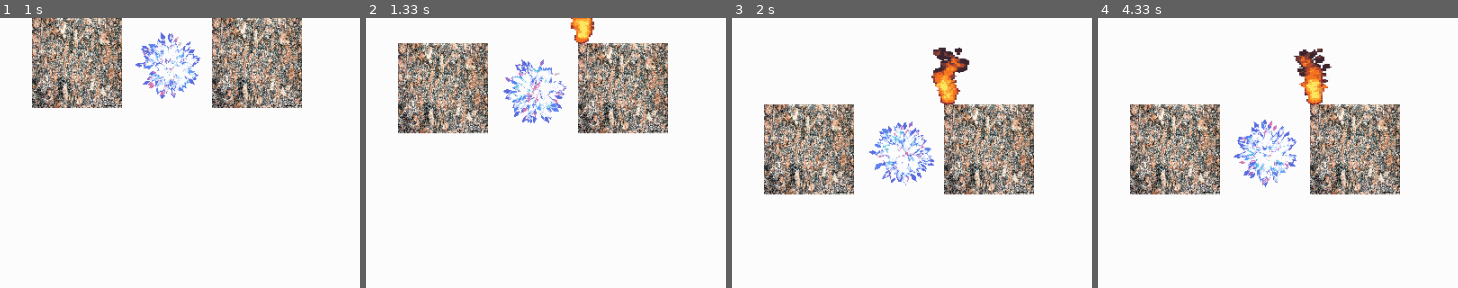
Above: before the commit, frames 1-4 (left to right).
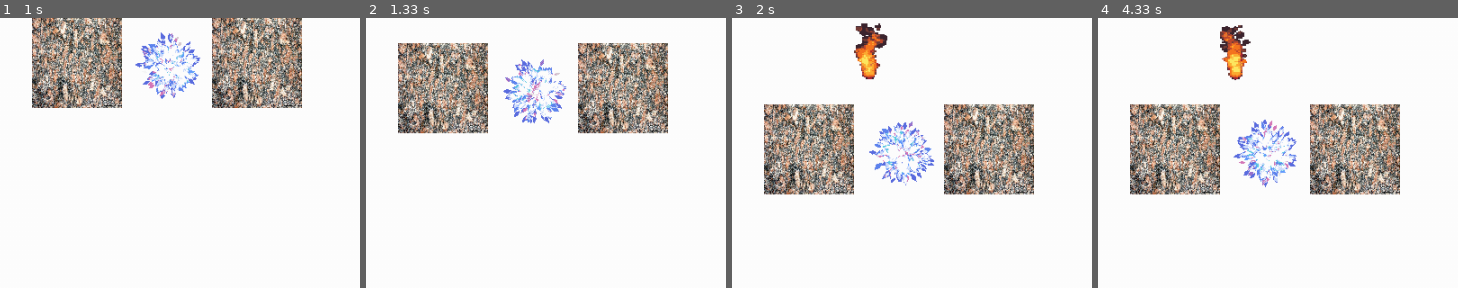
Above: after the commit, the same moments.

Repository: qwatro2/yandex_pygame_project
Game: pygame game, started from main.py
Two runs of this game, one before a commit and one after it. Both use one fixed random seed, a clock stepped at 60 frames per second and the inputs below.
Inputs (mouse positions are % of the whole screen's width and height, from its top left):
- Up to frame 1 (1 s): hold Right 0.33-0.8 s; hold Up from 0.83 s (still down)
- Up to frame 2 (1.33 s): release Up at 1.13 s; click (82, 47) at 1.22 s
- Up to frame 3 (2 s): no input
- Up to frame 4 (4.33 s): hold Left 2-2.53 s; hold Up 3-3.37 s; hold Right 3.4-4.03 s; hold Left from 4.07 s (still down)
The pictures show only the part of the screen within x 33-83%, y 0-50%; the shares and areas given below are measured in that part.

Frame 1 is identical in both runs. In frame 2, 0.5% of the frame differs, in the area x 56-64%, y 0-10%; in frame 3, 2.6%, in the area x 33-67%, y 1-33%; in frame 4, 2.5%.

Commit message:
Факелы срабатывают на нужном расстоянии

Diff:
--- a/classes.py
+++ b/classes.py
@@ -73,7 +73,7 @@
     def __init__(self, x, y, *groups):
         super().__init__(*groups)
         sheet = first_state_funcs.load_image('11_fire_spritesheet.png', 800, 800)
-        self.frames = self.cut_sheet(sheet, 8, 8)
+        self.frames = self.cut_sheet(sheet, 8, 8, 43, 20)
         self.cur_frame = 0
         self.image = self.frames[self.cur_frame]
         self.rect = self.image.get_rect()
@@ -83,21 +83,21 @@
         self.y = y
         self.is_on = False
 
-    def cut_sheet(self, sheet, columns, rows):
+    def cut_sheet(self, sheet, columns, rows, width, height):
         self.rect = pygame.Rect(0, 0, sheet.get_width() // columns,
                                 sheet.get_height() // rows)
         frames = []
         for j in range(rows):
             for i in range(columns):
                 if i + j < 10:
-                    frame_location = (self.rect.w * i, self.rect.h * j)
+                    frame_location = (self.rect.w * i + width, self.rect.h * j + height)
                     frames.append(sheet.subsurface(pygame.Rect(
-                        frame_location, self.rect.size)))
-                    if frames[-1].get_width() != constants.TILE_WIDTH + 100 or frames[
-                        -1].get_height() != constants.TILE_HEIGHT + 30:
+                        frame_location, (self.rect.size[0] - width, self.rect.size[1] - height))))
+                    if frames[-1].get_width() != constants.TILE_WIDTH or frames[
+                        -1].get_height() != constants.TILE_HEIGHT:
                         frames[-1] = pygame.transform.scale(frames[-1],
-                                                            (constants.TILE_WIDTH + 100,
-                                                             constants.TILE_HEIGHT + 30))
+                                                            (constants.TILE_WIDTH,
+                                                             constants.TILE_HEIGHT))
         return frames
 
     def get_is_on(self):
@@ -106,7 +106,7 @@
     def set_is_on(self):
         self.is_on = True
         sheet = first_state_funcs.load_image('16_sunburn_spritesheet.png', 800, 800)
-        self.frames = self.cut_sheet(sheet, 8, 8)
+        self.frames = self.cut_sheet(sheet, 8, 8, 25, 25)
         self.cur_frame = 0
         self.image = self.frames[self.cur_frame]
         self.rect = self.image.get_rect()
@@ -326,18 +326,21 @@
         self.vy = vy
         self.max_left = max_left
         self.max_up = max_up
+        self.on_ground = True
 
     def update(self, platforms):
+        self.rect.x += self.vx
+        self.collide(self.vx, 0, platforms)
+
+        if not self.on_ground:
+            self.vy += constants.GRAVITY
+
+        self.on_ground = False
         self.rect.y += self.vy
-        self.rect.x += self.vx
-
-        self.collide(platforms)
+        self.collide(0, self.vy, platforms)
 
         if abs(self.start_x - self.rect.x) > self.max_left:
             self.vx = -self.vx
-
-        if abs(self.start_y - self.rect.y) > self.max_up:
-            self.vy = -self.vy
         if self.vx < 0:
             self.rwalk_number = 0
             self.image = self.lwalk[self.lwalk_number]
@@ -349,13 +352,24 @@
             self.rwalk_number += 1
             self.rwalk_number %= len(self.rwalk)
 
-    def collide(self, platforms):
+    def collide(self, vx, vy, platforms):
 
         for platform in platforms:
 
             if pygame.sprite.collide_rect(self, platform) and self != platform:
-                self.vx *= -1
-                self.vy *= -1
+
+                if vx > 0:
+                    self.rect.right = platform.get_rect().left
+                    self.vx = -vx
+
+                if vx < 0:
+                    self.rect.left = platform.get_rect().right
+                    self.vx = -vx
+
+                if vy > 0:
+                    self.rect.bottom = platform.get_rect().top
+                    self.on_ground = True
+                    self.vy = 0
 
     def get_rect(self):
         return self.rect
Not shown, changed: TODO.txt
